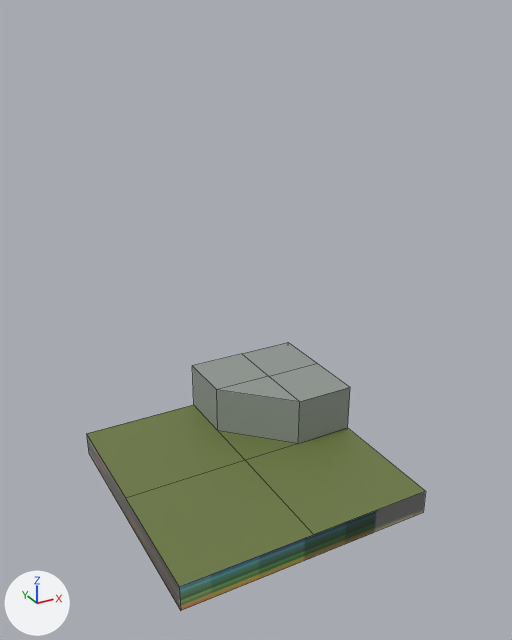
An edit to the Blender file Assets/Data/Blender/ProjectGhibliBlend.blend, drawn before and after from the same camera.
The view is the same before and after, from a 50 mm camera at (-0.805, -1.304, 0.829) aimed at (-0.243, -0.281, 0.318). Lighting does not change. The marker at lower left points along +X, +Y and +Z. Mesh edges are drawn as thin lines. The same objects are shown in both versions, whatever each file hides.

Names of what the first picture shows: 'castleCorner'.
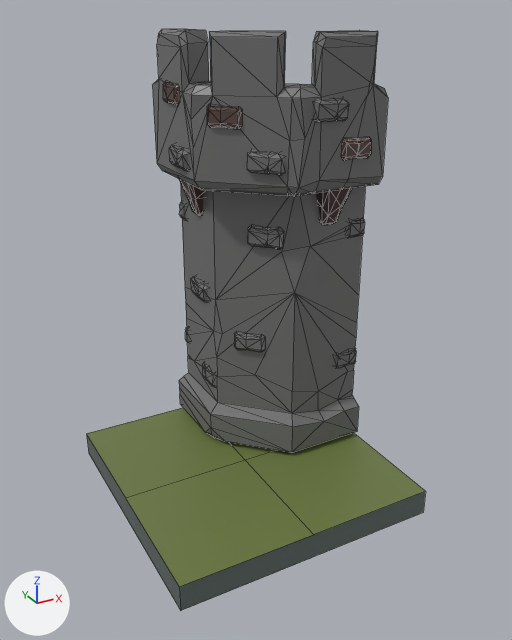
Where the change shows, as pixel boxes (x1, y1, x2, y2) in the pictures (512 x 640 px):
'castleCorner', reshaped (116% taller): before (86, 342, 426, 611); after (86, 29, 426, 611)
part 1 of me_cube_002, added: after (153, 29, 388, 452)
part 2 of me_cube_002, surface changed: before (87, 342, 424, 611); after (87, 435, 424, 611)

What changed in the scene script:
```text
Change me_cube_002:
    used by ob_castlecorner; location = (0.0, 0.0, 0.0)
    remove me_cube_002.from_pydata(...)  # 25 vertices, 20 faces; spans x -0.5..0.0, y -0.5..0.0, z -0.05..0.1
    add me_cube_002.from_pydata(...)  # 661 vertices, 919 faces, 1 loose edge; spans x -0.5..0.0, y -0.5..0.0, z -0.05..0.795
    me_cube_002 part 1: 636 vertices added at x -0.318..0.0, y -0.318..0.0, z 0.0..0.795
    me_cube_002 part 2: 17 kept faces spanning x -0.5..0.0, y -0.5..0.0, z -0.05..0.1 get new texture (UV) coordinates
    add me_cube_002.materials.append(mat_castlematerial)
```
